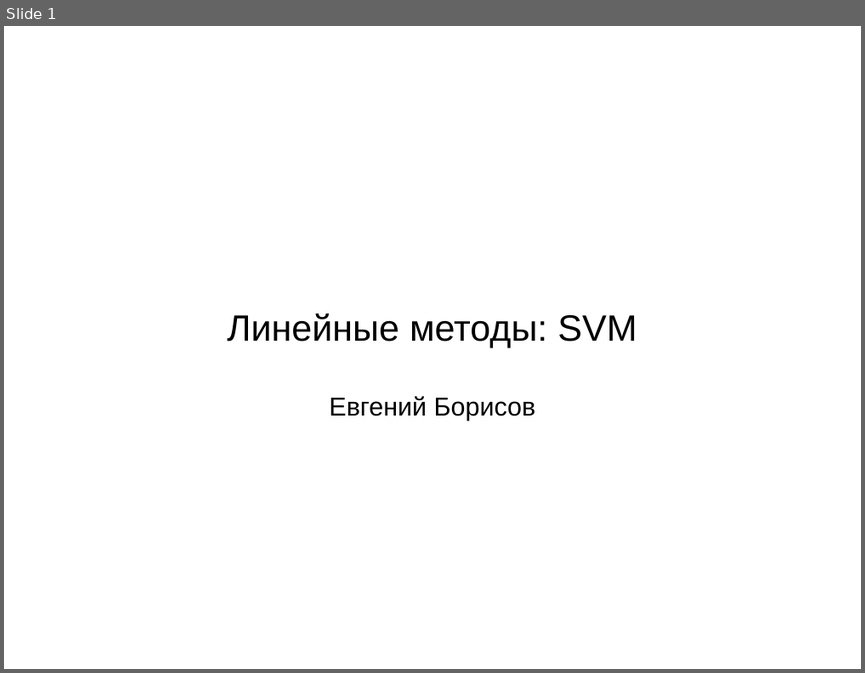
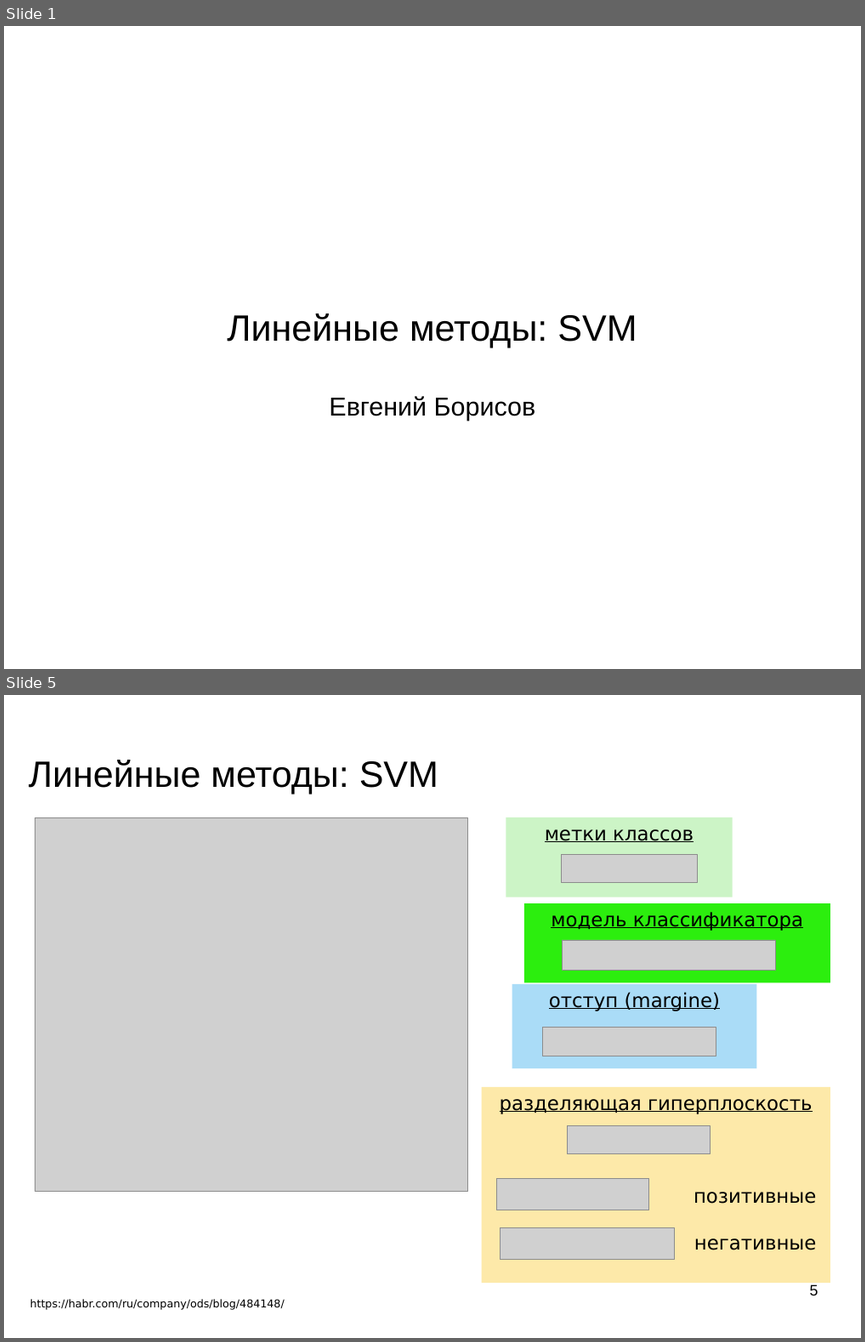
Before and after one commit to mechanoid5/ml_lectorium_legacy, a slide deck: 18-svm.odp. Shown one above the other, each under a label of ours: slide 1 before the commit, slides 1 and 5 after it; the slides between them are not shown. The pictures are 865x673 and 865x1342 pixels, drawn with LibreOffice and Linux fonts; fonts in the diff are those of the drawing; grey boxes stand for pictures; background and template pictures are left out. Boxes give left, top, right and bottom in pixels: in the first picture for what was removed or moved away, otherwise in the second. Text is boxed around its words. In the diff, an @@ line names an element or a change of style, - is before the commit and + after.

```diff
--- a/18-svm.odp
+++ b/18-svm.odp
@@ slide 5 added at <box>4,695,861,1338</box>, background picture (left out) @@
@@ title added at <box>29,760,438,794</box>, 33.9 pt, text #000000 @@
+Линейные методы: SVM
@@ picture added at <box>35,817,468,1191</box> @@
@@ rectangle added at <box>506,817,732,896</box>, fill #CCF4C6, 18 pt, text #000000, underline @@
+метки классов
@@ picture added at <box>562,855,698,883</box> @@
@@ rectangle added at <box>524,903,830,982</box>, fill #2CEE0E, 18 pt, text #000000, underline @@
+модель классификатора
@@ picture added at <box>562,940,775,970</box> @@
@@ rectangle added at <box>512,984,757,1069</box>, fill #AADCF7, 18 pt, text #000000, underline @@
+отступ (margine)
@@ picture added at <box>543,1027,716,1055</box> @@
@@ rectangle added at <box>482,1087,830,1283</box>, fill #FDE9A9, 18 pt, text #000000, underline @@
+разделяющая гиперплоскость
+позитивные
+негативные
@@ picture added at <box>567,1126,710,1154</box> @@
@@ picture added at <box>496,1179,649,1210</box> @@
@@ picture added at <box>500,1228,674,1259</box> @@
@@ text added at <box>30,1299,284,1310</box>, 10 pt, text #000000 @@
+https://habr.com/ru/company/ods/blog/484148/
@@ page number added at <box>810,1284,818,1295</box>, 14 pt, text #000000 @@
+5
```
Also in this commit, not shown: 5 slides changed, 3 other slides added, 4 slides removed, 3 other files.
